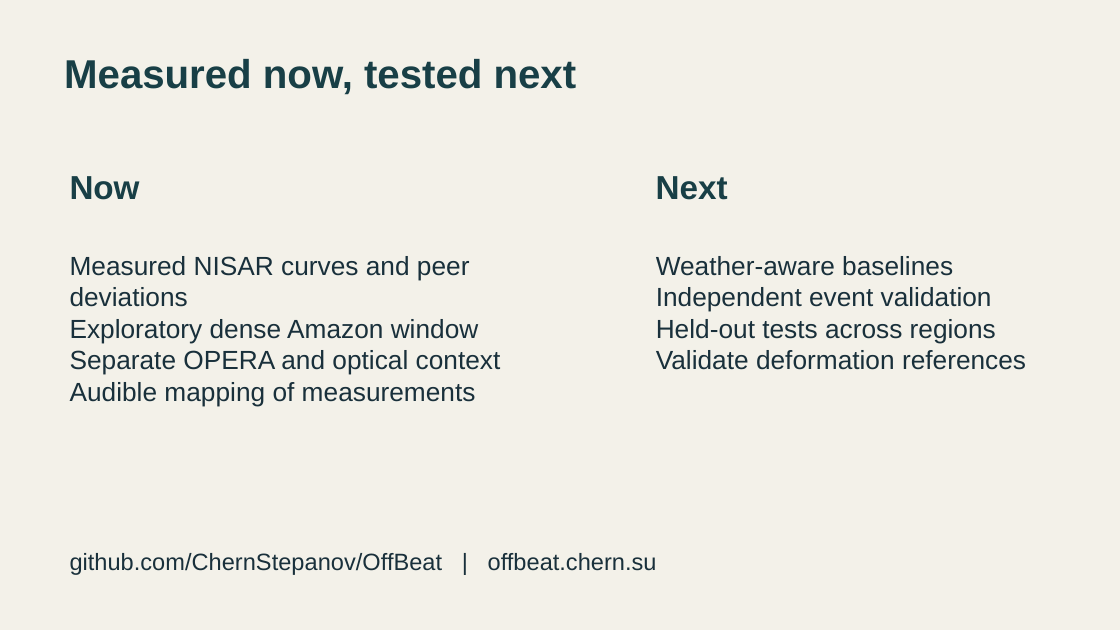
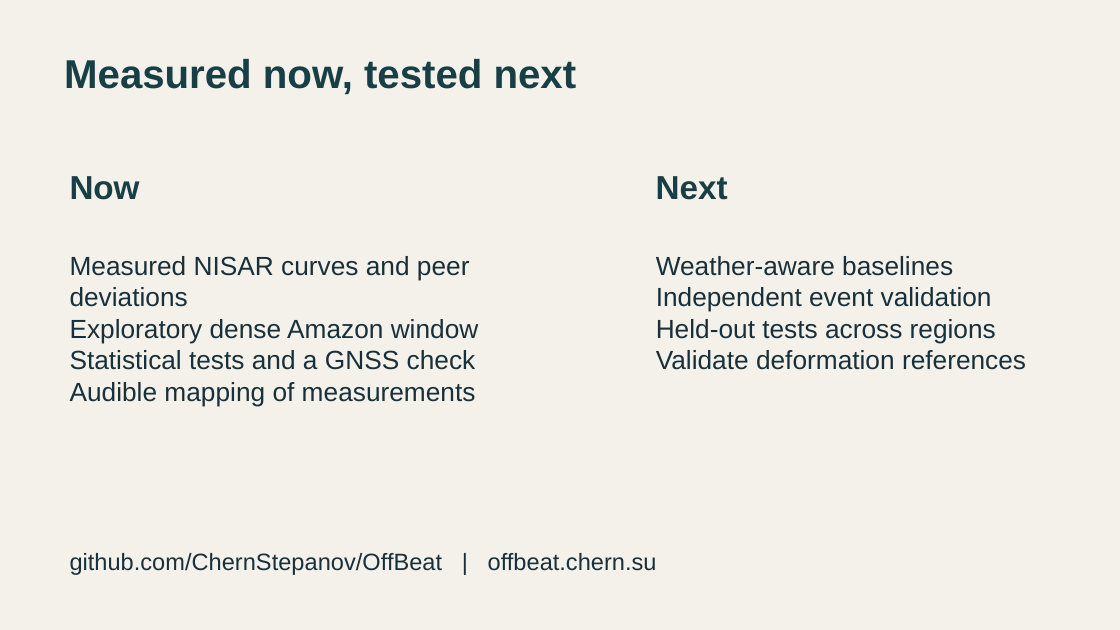
Before and after one commit to ChernStepanov/OffBeat, a slide deck: slide 7 of docs/submission/offbeat-reviewed.pptx (slide 6 before the commit). Drawn at 1120x630 pixels with LibreOffice and Linux fonts; fonts in the diff are those of the drawing. Boxes give left, top, right and bottom in pixels: in the first picture for what was removed or moved away, otherwise in the second. Text is boxed around its words. In the diff, an @@ line names an element or a change of style, - is before the commit and + after.

```diff
--- a/docs/submission/offbeat-reviewed.pptx
+++ b/docs/submission/offbeat-reviewed.pptx
@@ text at [70, 350, 476, 370]: text changed @@
-Separate OPERA and optical context
+Statistical tests and a GNSS check
```
Also in this commit, not shown: 1 other slide changed, 1 slide added, 3 other files.
